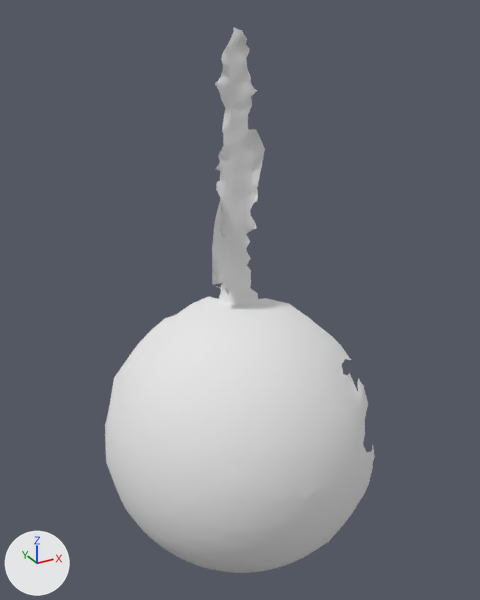
An edit to the OBJ model res/pendulum_horizontal/Pendulum_horizontal.000111.obj, drawn before and after from the same camera.
One viewpoint serves both versions: a 50 mm lens placed at (-71.0, -393.0, 390.0), pointed at (213.0, 123.0, 132.0). The axes (+X, +Y, +Z) are drawn at lower left. The lights are the same throughout. Where no turn or scale is listed for an object, it has been applied to the vertices.

In view in the first picture: 'Pendulum_horizontal.000111'.
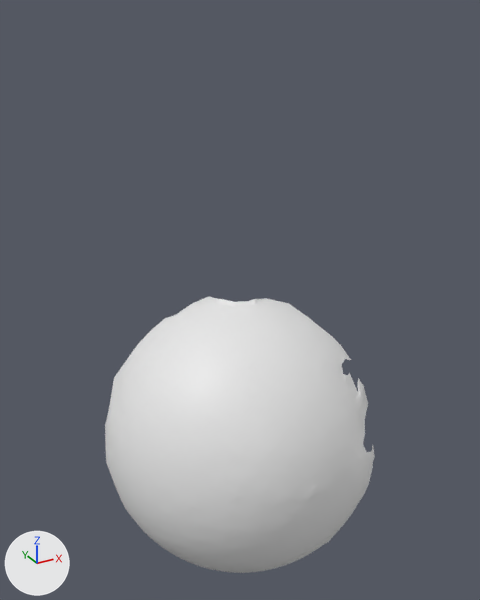
What differs and where, as boxes (x1, y1, x2, y2) in the pictures (480 x 600 px):
'Pendulum_horizontal.000111', reshaped (49% shorter)
    before: (105, 27, 375, 573)
    after: (105, 297, 375, 573)
part 1 of me_pendulum_horizontal_000111, deleted
    before: (212, 27, 265, 302)

The change, as a list of edits to the scene's bpy script:
```text
Change me_pendulum_horizontal_000111:
    used by ob_pendulum_horizontal_000111; location = (0.0, 0.0, 0.0)
    remove me_pendulum_horizontal_000111.from_pydata(...)  # 5399 vertices, 10642 faces; spans x 80.0..321.0, y -1.0..227.0, z -176.0..375.0
    remove me_pendulum_horizontal_000111.materials.append(mat_pendulum_horizontal_000111)  # white #e7e7e7
    add me_pendulum_horizontal_000111.from_pydata(...)  # 4919 vertices, 9749 faces; spans x 80.0..321.0, y -1.0..227.0, z -176.0..118.0
    me_pendulum_horizontal_000111 part 1: 480 vertices removed from x 191.0..255.0, y 136.0..176.0, z 122.0..375.0
```
